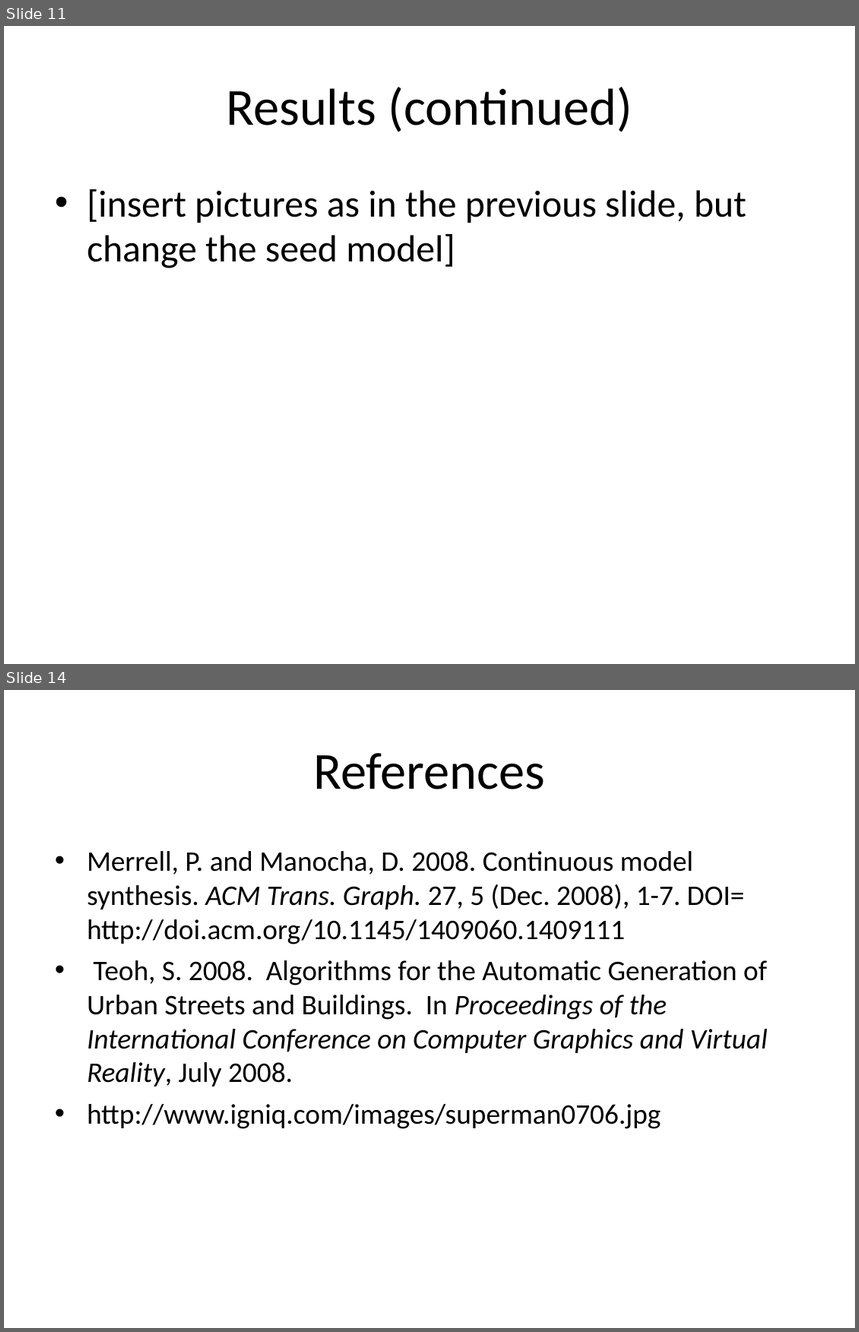
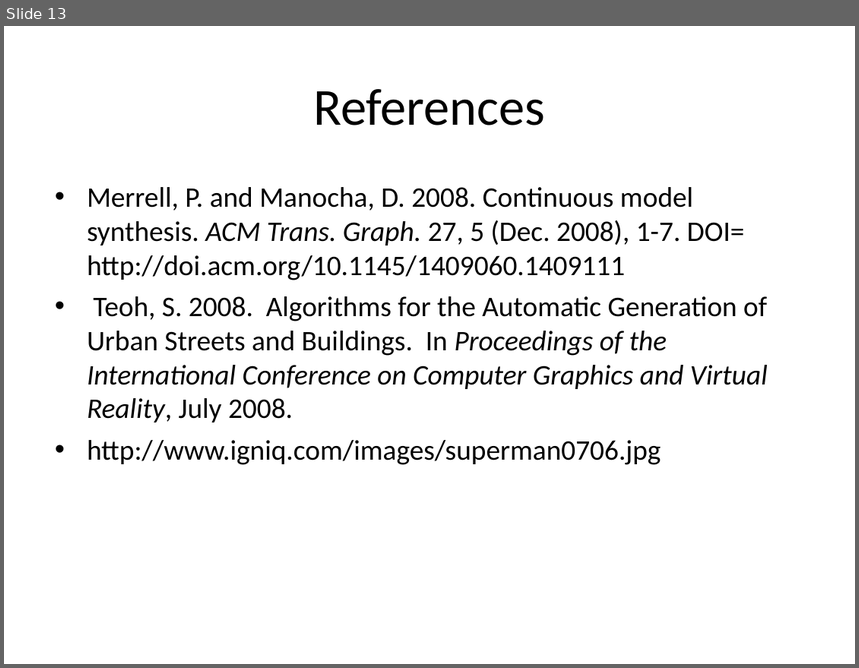
Before and after one commit to reinebold/cs580CMS, a slide deck: Documents/Creating a Procedural City.ppt. Shown one above the other, each under a label of ours: slides 11 and 14 before the commit, slide 13 after it; the slides between them are not shown. The pictures are 859x1332 and 859x668 pixels, drawn with LibreOffice and Linux fonts; fonts in the diff are those of the drawing. Boxes give left, top, right and bottom in pixels: in the first picture for what was removed or moved away, otherwise in the second. Text is boxed around its words. In the diff, an @@ line names an element or a change of style, - is before the commit and + after.

```diff
--- a/Documents/Creating a Procedural City.ppt
+++ b/Documents/Creating a Procedural City.ppt
@@ slide 11 removed at [4, 26, 855, 664], background #FFFFFF @@
@@ title removed at [226, 87, 633, 132] @@
-Results (continued)
@@ text removed at [87, 189, 747, 268] @@
-• [insert pictures as in the previous slide, but change the seed model]
@@ what was slide 14 is now slide 13 @@
```
Also in this commit, not shown: 9 slides changed, 5 slides added, 3 other slides removed, 1 other file.
